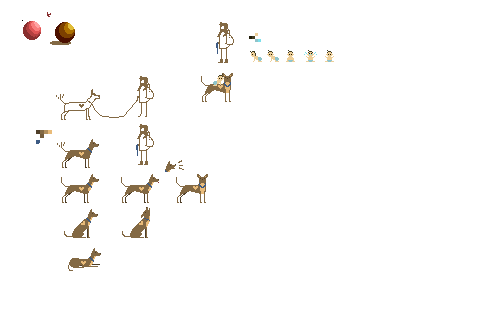
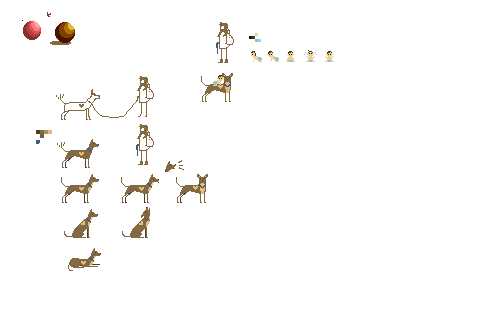
Comparing the layer stacks of the two 480x320 images. Changes:
painted on "Layer #1" over 202, 50, 330, 181
